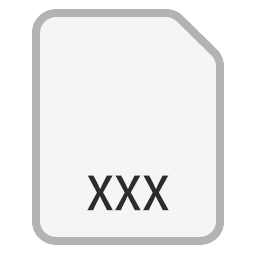
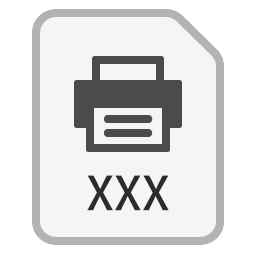
The second 256x256 image is a revision of the first. Changes to its layers:
showed "Print" over [74, 56, 182, 152]
hid group "Color" (2nd of 2, in "Icon") (3 layers) over [74, 56, 182, 152]